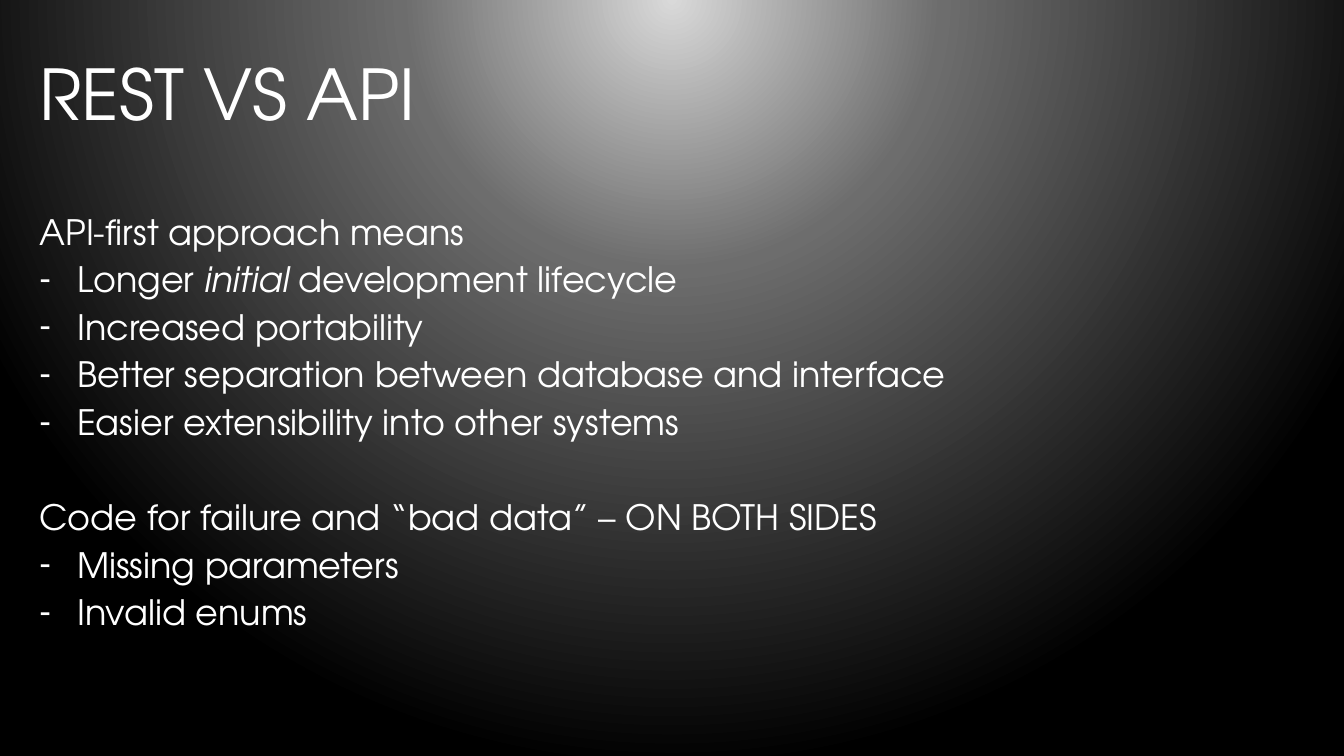
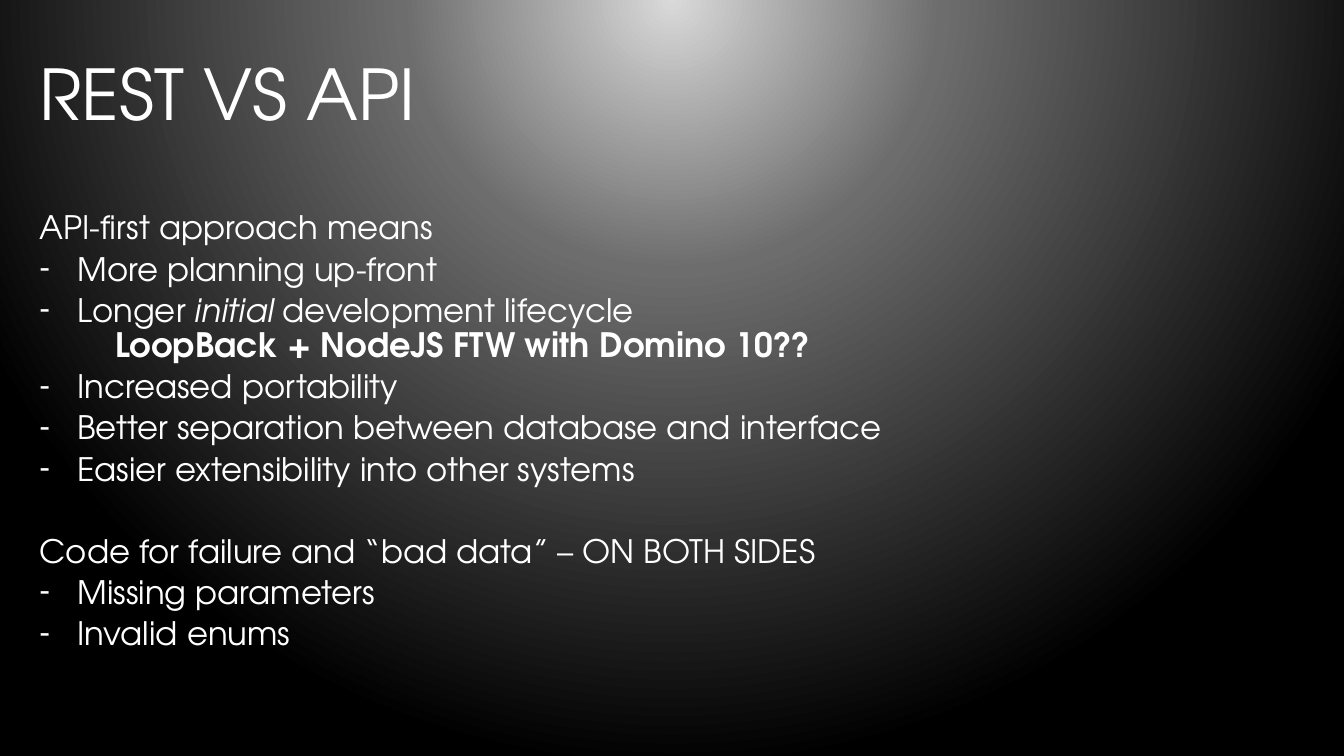
Before and after one commit to bleedingcode/domino-js-masterclass, a slide deck: slide 13 of presentation/8598 Domino and JS.pptx. Drawn at 1344x756 pixels with LibreOffice and Linux fonts; fonts in the diff are those of the drawing; background and template pictures are left out. Boxes give left, top, right and bottom in pixels: in the first picture for what was removed or moved away, otherwise in the second. Text is boxed around its words. In the diff, an @@ line names an element or a change of style, - is before the commit and + after.

Commit message:
Updates to presentation covering Domino 10 announcements

```diff
--- a/presentation/8598 Domino and JS.pptx
+++ b/presentation/8598 Domino and JS.pptx
@@ text at bbox=[39, 215, 882, 646]: size 25 to 23.1 pt in "API-first approach means", "Longer initial development lifecycle", "Increased portability", "Better separation between database and interface" and 4 more places; line spacing 0.8 to 0.7 @@
@@ text at bbox=[77, 257, 437, 288]: paragraph added @@
+– More planning up-front
@@ text at bbox=[115, 320, 810, 363]: paragraph added @@
+  LoopBack + NodeJS FTW with Domino 10??
```
Also in this commit, not shown: 4 other slides changed.
